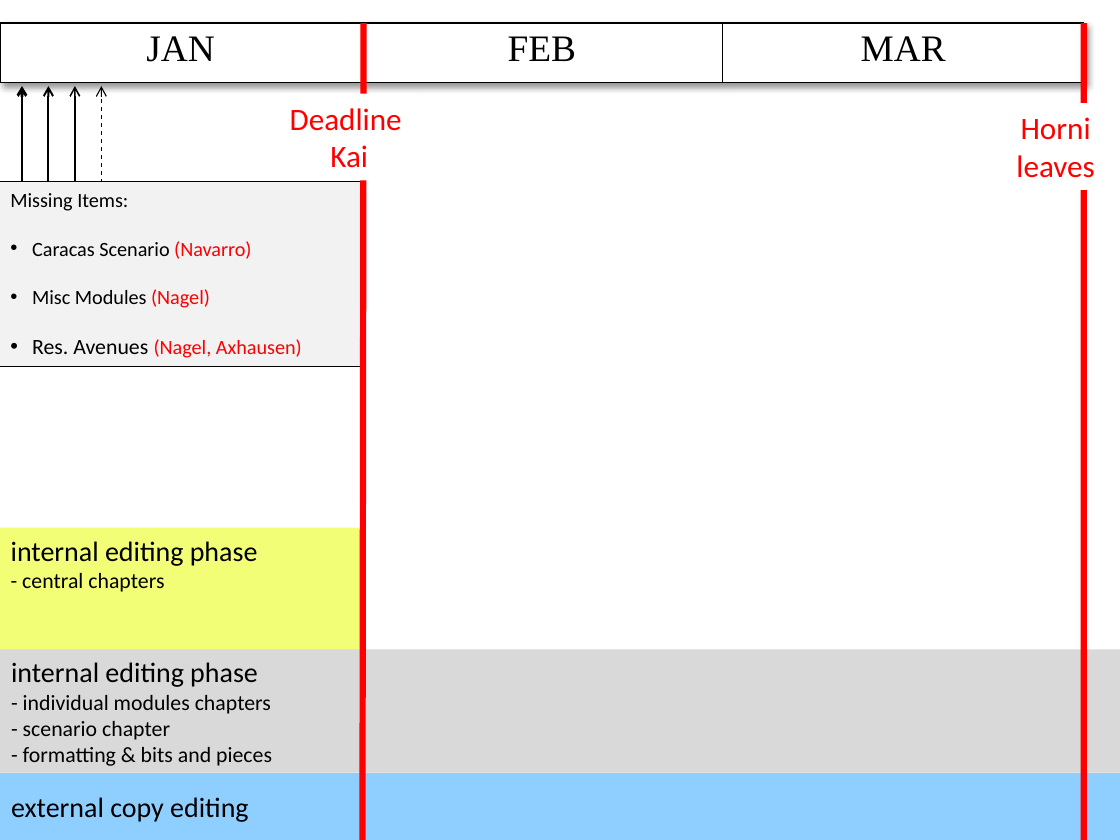
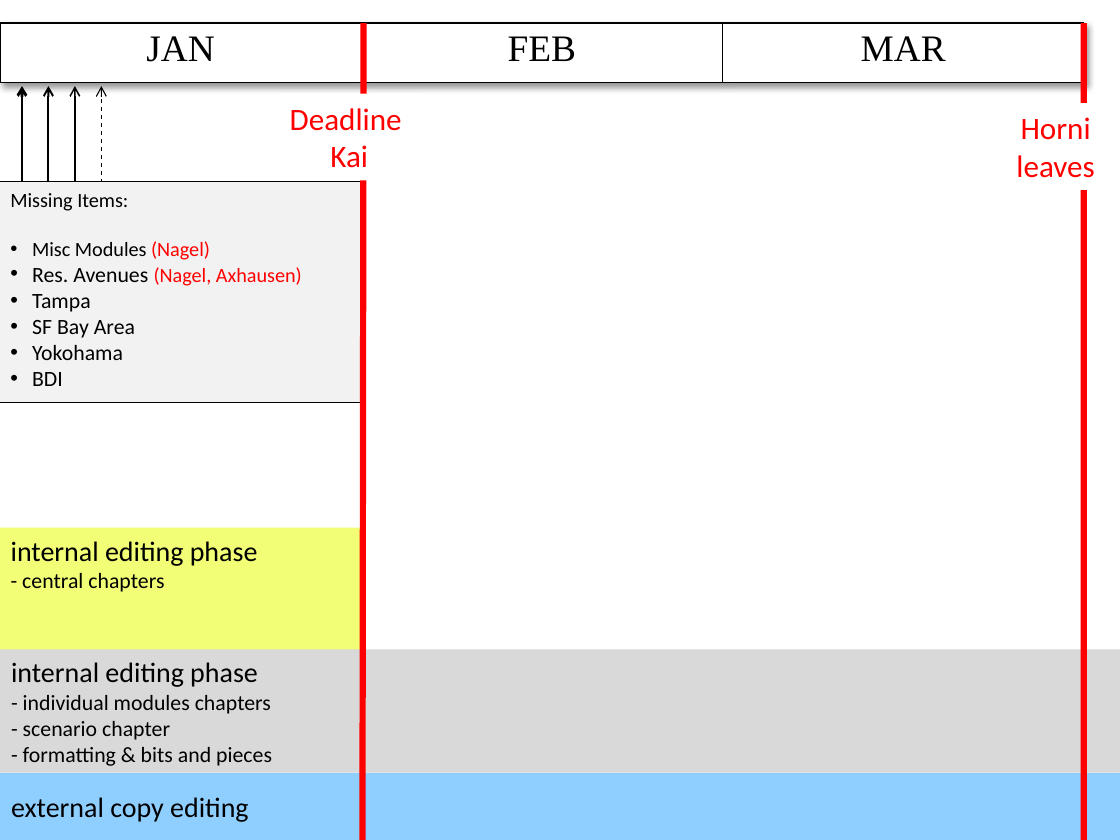
Before and after one commit to sashigurram/book, a slide deck: slide 1 of admin/timeline.pptx. Drawn at 1120x840 pixels with LibreOffice and Linux fonts; fonts in the diff are those of the drawing. Boxes give left, top, right and bottom in pixels: in the first picture for what was removed or moved away, otherwise in the second. Text is boxed around its words. In the diff, an @@ line names an element or a change of style, - is before the commit and + after.

```diff
--- a/admin/timeline.pptx
+++ b/admin/timeline.pptx
@@ rectangle "Missing Items:": place and size @@
-rectangle "Missing Items:" at box(0, 181, 362, 366)
+rectangle "Missing Items:" at box(0, 181, 362, 402)
@@ text in rectangle at box(32, 241, 251, 259): paragraph removed @@
-• Caracas Scenario (Navarro)
@@ text in rectangle at box(32, 294, 135, 386): paragraphs added @@
+• Tampa
+• SF Bay Area
+• Yokohama
+• BDI
```
